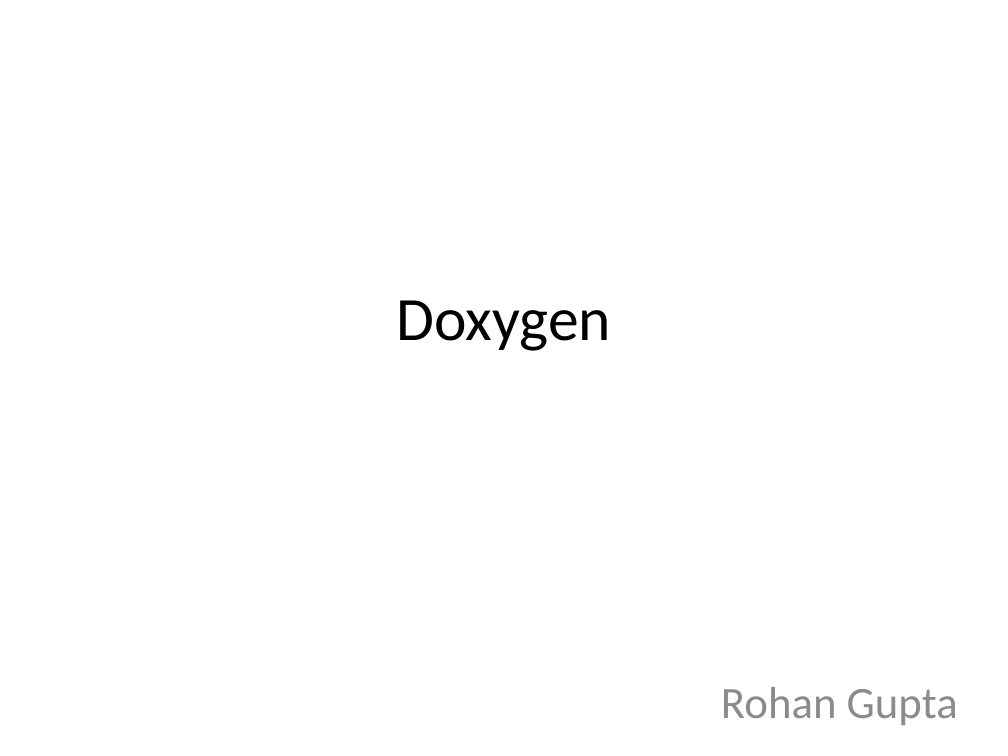
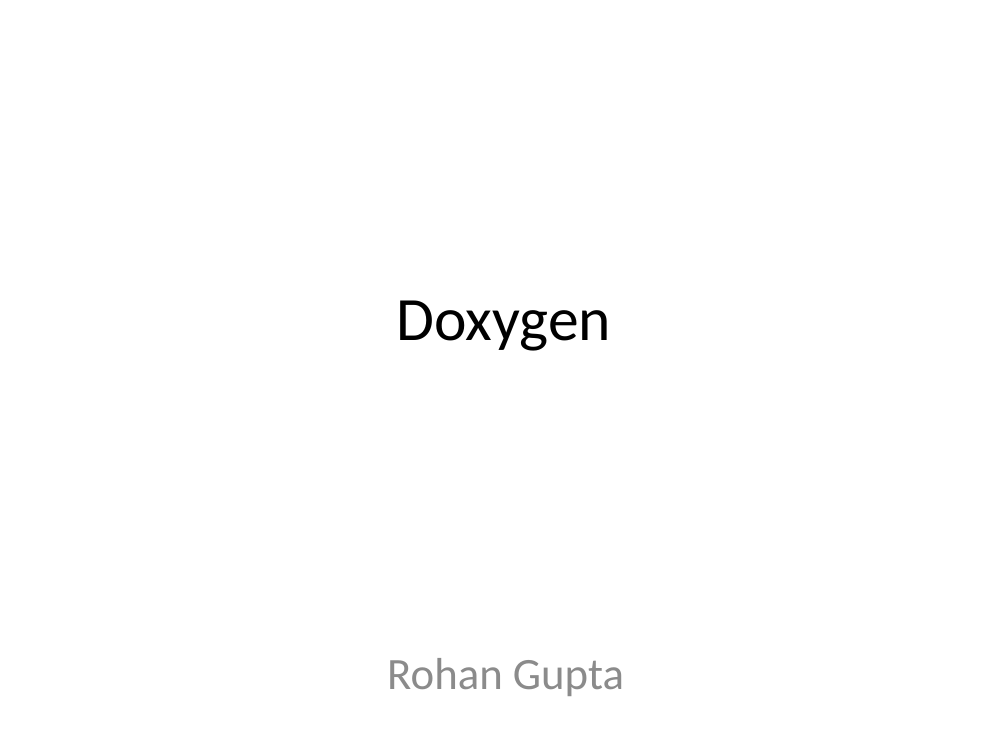
Before and after one commit to rongpt/trygit, a slide deck: slide 1 of Doxygen.pptx. Drawn at 1008x756 pixels with LibreOffice and Linux fonts; fonts in the diff are those of the drawing. Boxes give left, top, right and bottom in pixels: in the first picture for what was removed or moved away, otherwise in the second. Text is boxed around its words. In the diff, an @@ line names an element or a change of style, - is before the commit and + after.

Commit message:
ppt testing commit

```diff
--- a/Doxygen.pptx
+++ b/Doxygen.pptx
@@ subtitle "Rohan Gupta": place and size @@
-subtitle "Rohan Gupta" at [721,687,958,725]
+subtitle "Rohan Gupta" at [387,658,624,696]
```
